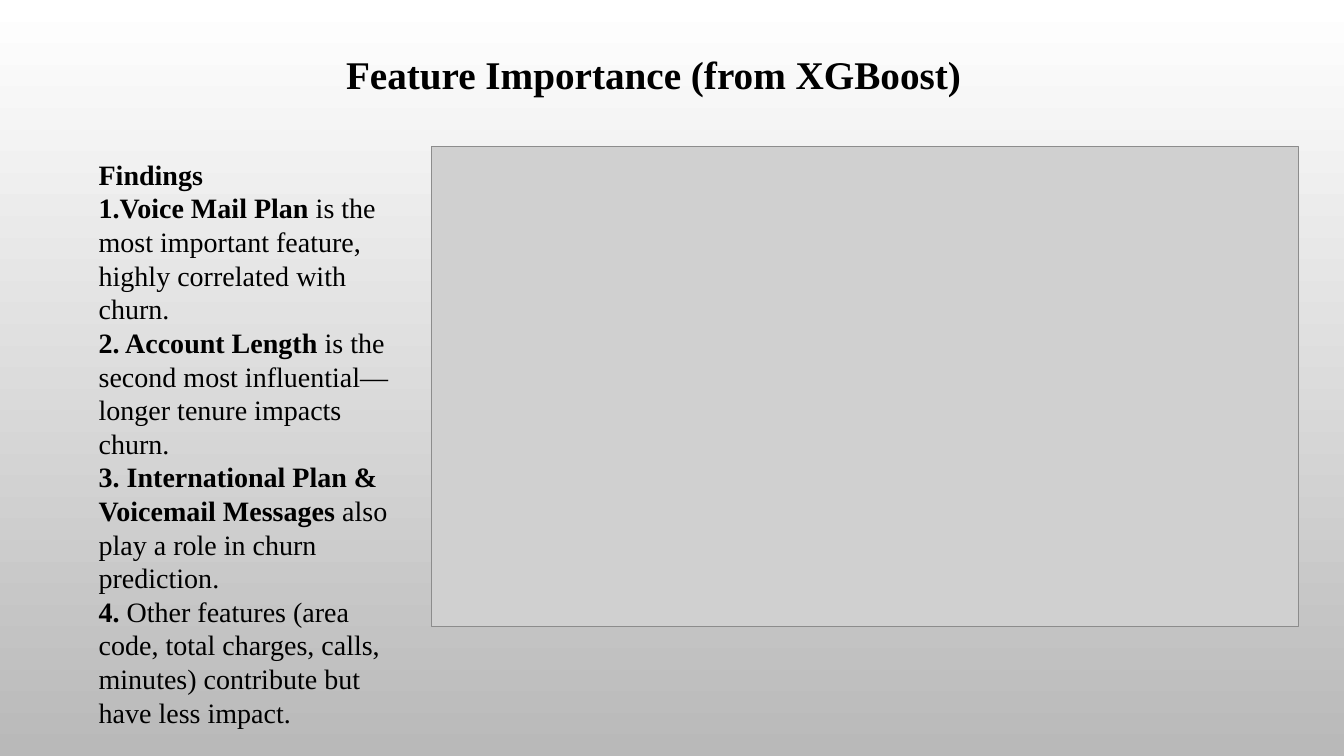
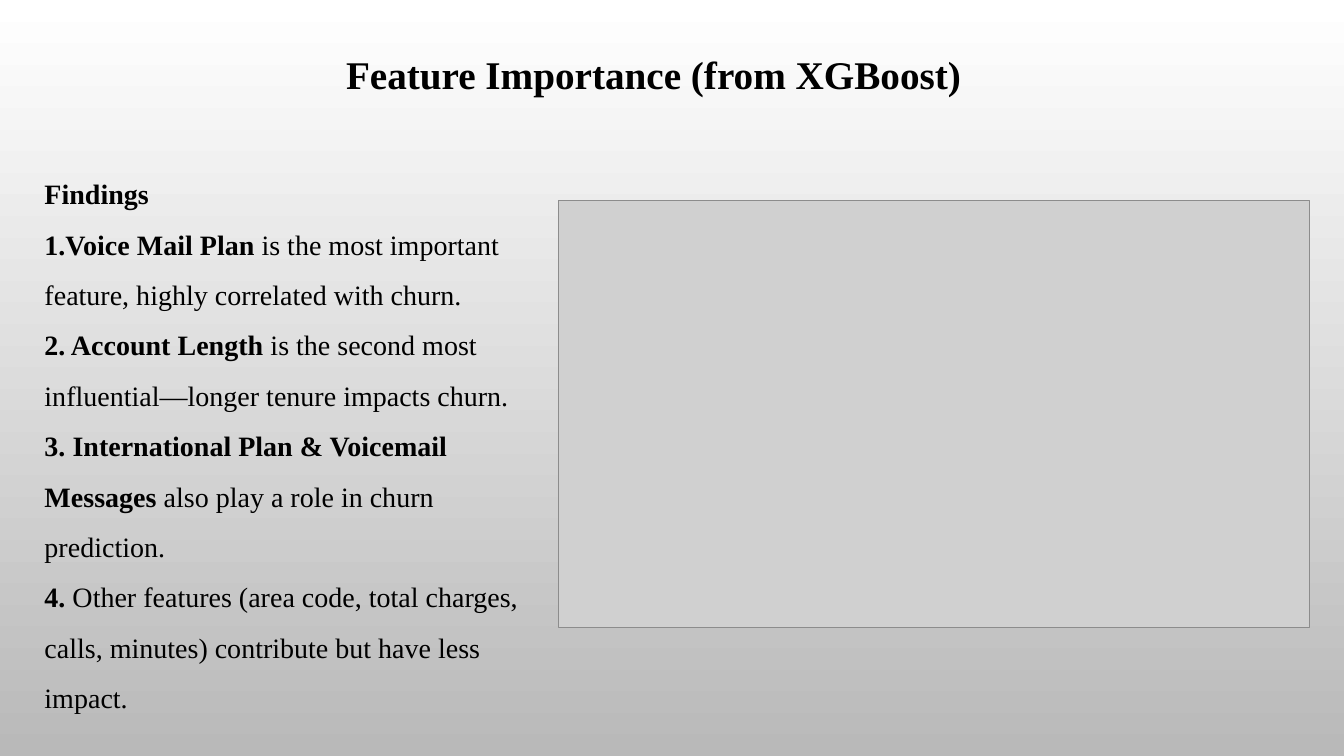
Before and after one commit to Maiya-Abdullahi/SyriaTel-Customer-Churn-Prediction, a slide deck: slide 9 of PowerPoint.pptx. Drawn at 1344x756 pixels with LibreOffice and Linux fonts; fonts in the diff are those of the drawing; grey boxes stand for pictures; background and template pictures are left out. Boxes give left, top, right and bottom in pixels: in the first picture for what was removed or moved away, otherwise in the second. Text is boxed around its words. In the diff, an @@ line names an element or a change of style, - is before the commit and + after.

```diff
--- a/PowerPoint.pptx
+++ b/PowerPoint.pptx
@@ text "Findings" moved from (x1=99, y1=165, x2=388, y2=728) to (x1=44, y1=184, x2=518, y2=714) @@
@@ text "Findings" at (x1=44, y1=184, x2=518, y2=714): line spacing 1 to 1.5 @@
@@ picture resized from (x1=432, y1=147, x2=1299, y2=627) to (x1=559, y1=201, x2=1310, y2=628) @@
```
Also in this commit, not shown: 12 other slides changed.
